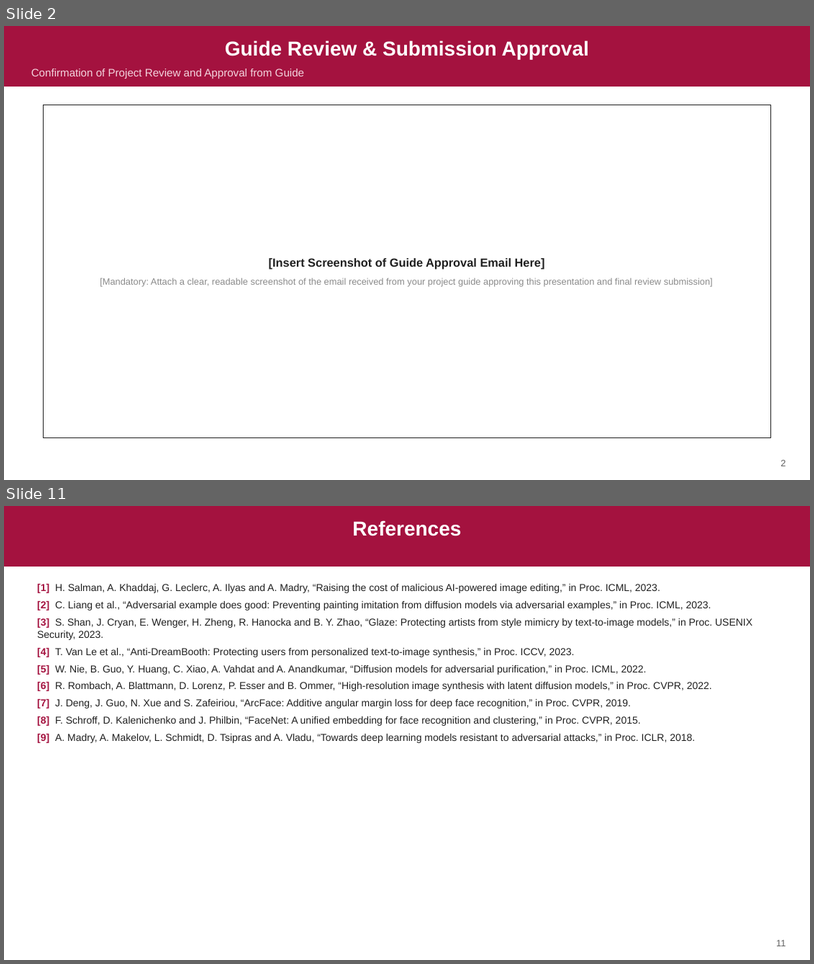
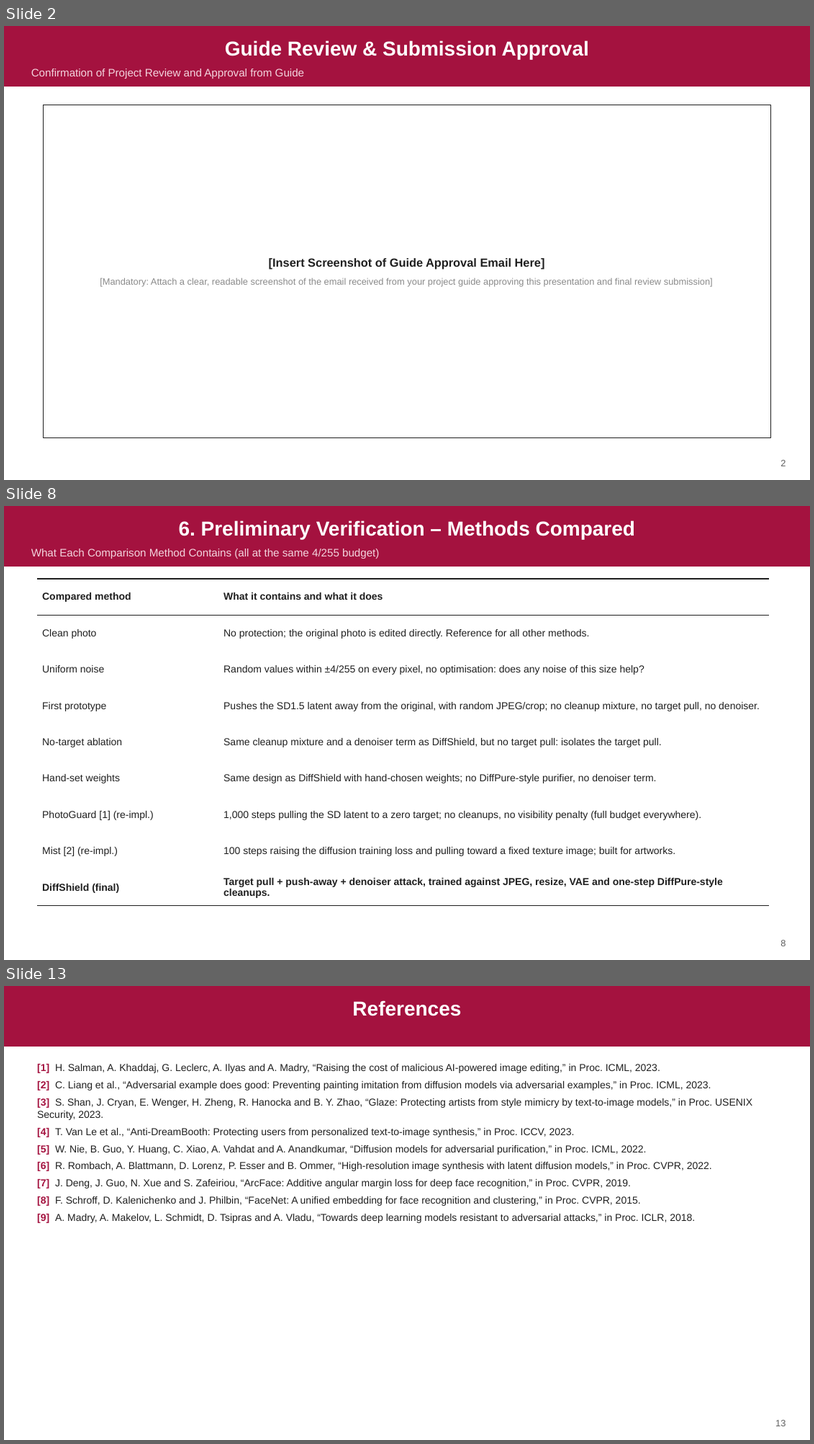
Before and after one commit to Project-DiffShield/DiffShield, a slide deck: reports/DiffShield_PhaseII_External_Review.pptx. Shown one above the other, each under a label of ours: slides 2 and 11 before the commit, slides 2, 8 and 13 after it; the slides between them are not shown. The pictures are 814x964 and 814x1444 pixels, drawn with LibreOffice and Linux fonts; fonts in the diff are those of the drawing. Boxes give left, top, right and bottom in pixels: in the first picture for what was removed or moved away, otherwise in the second. Text is boxed around its words. In the diff, an @@ line names an element or a change of style, - is before the commit and + after.

Commit message:
Phase II deck rebuilt around the final method (trial 14): team details, guide, new objectives, methods-compared slide, trial 14 results and cleanup chart, deliverables slide with links

```diff
--- a/reports/DiffShield_PhaseII_External_Review.pptx
+++ b/reports/DiffShield_PhaseII_External_Review.pptx
@@ slide 8 added at (4, 506, 810, 960), background #FFFFFF; not listed: 1 template element that a slide beside it also shows @@
@@ title added at (179, 520, 635, 539), 24 pt, text #FFFFFF, bold @@
+6. Preliminary Verification – Methods Compared
@@ text added at (31, 548, 379, 559), 13 pt, text #F3D3DD @@
+What Each Comparison Method Contains (all at the same 4/255 budget)
@@ table added at (37, 579, 769, 901), 9 rows, 2 columns @@
+Compared method | What it contains and what it does
+Clean photo | No protection; the original photo is edited directly. Reference for all other methods.
+Uniform noise | Random values within ±4/255 on every pixel, no optimisation: does any noise of this size help?
+First prototype | Pushes the SD1.5 latent away from the original, with random JPEG/crop; no cleanup mixture, no target pull, no denoiser.
+No-target ablation | Same cleanup mixture and a denoiser term as DiffShield, but no target pull: isolates the target pull.
+Hand-set weights | Same design as DiffShield with hand-chosen weights; no DiffPure-style purifier, no denoiser term.
+PhotoGuard [1] (re-impl.) | 1,000 steps pulling the SD latent to a zero target; no cleanups, no visibility penalty (full budget everywhere).
+Mist [2] (re-impl.) | 100 steps raising the diffusion training loss and pulling toward a fixed texture image; built for artworks.
+DiffShield (final) | Target pull + push-away + denoiser attack, trained against JPEG, resize, VAE and one-step DiffPure-style cleanups.
@@ page number added at (781, 939, 786, 946), 11 pt, text #5F5F5F @@
+8
@@ what was slide 11 is now slide 13 @@
@@ page number at (776, 1419, 786, 1426): text changed @@
-11
+13
```
Also in this commit, not shown: 8 slides changed, 2 other slides added, 1 slide removed, 1 other file.
